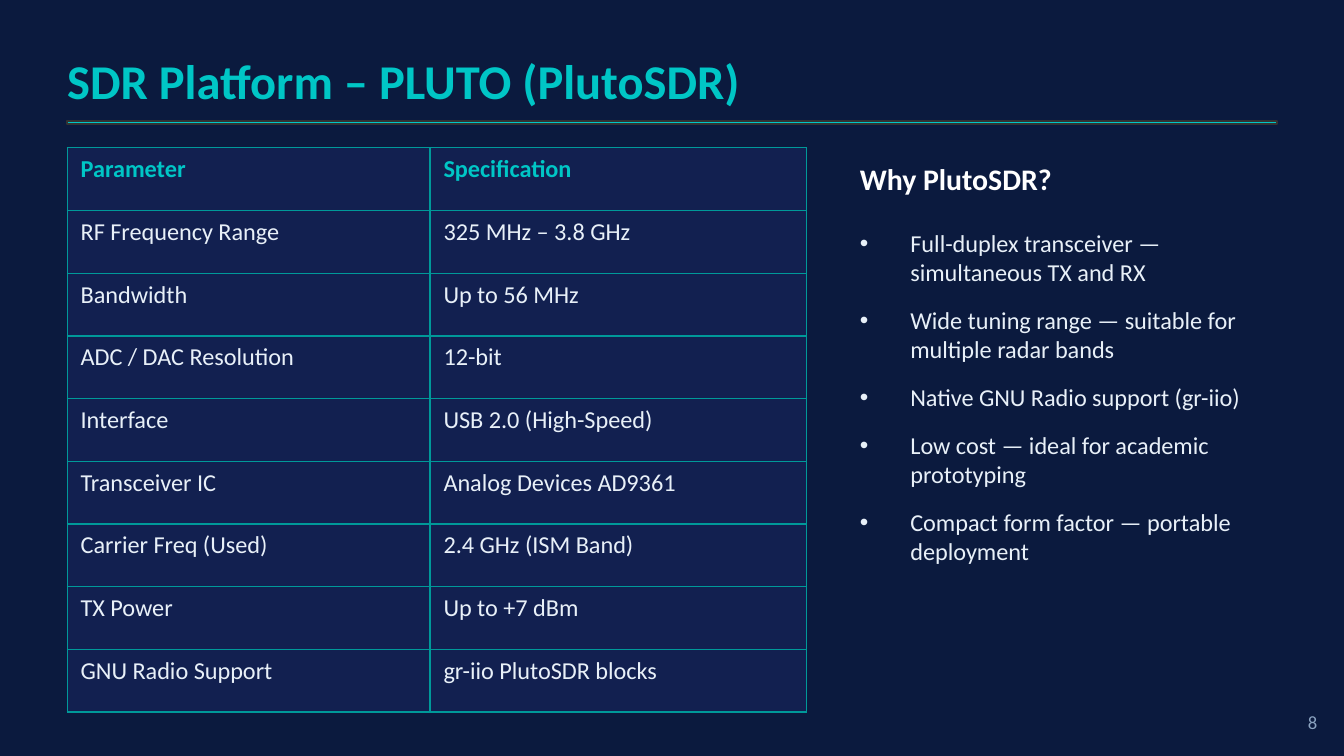
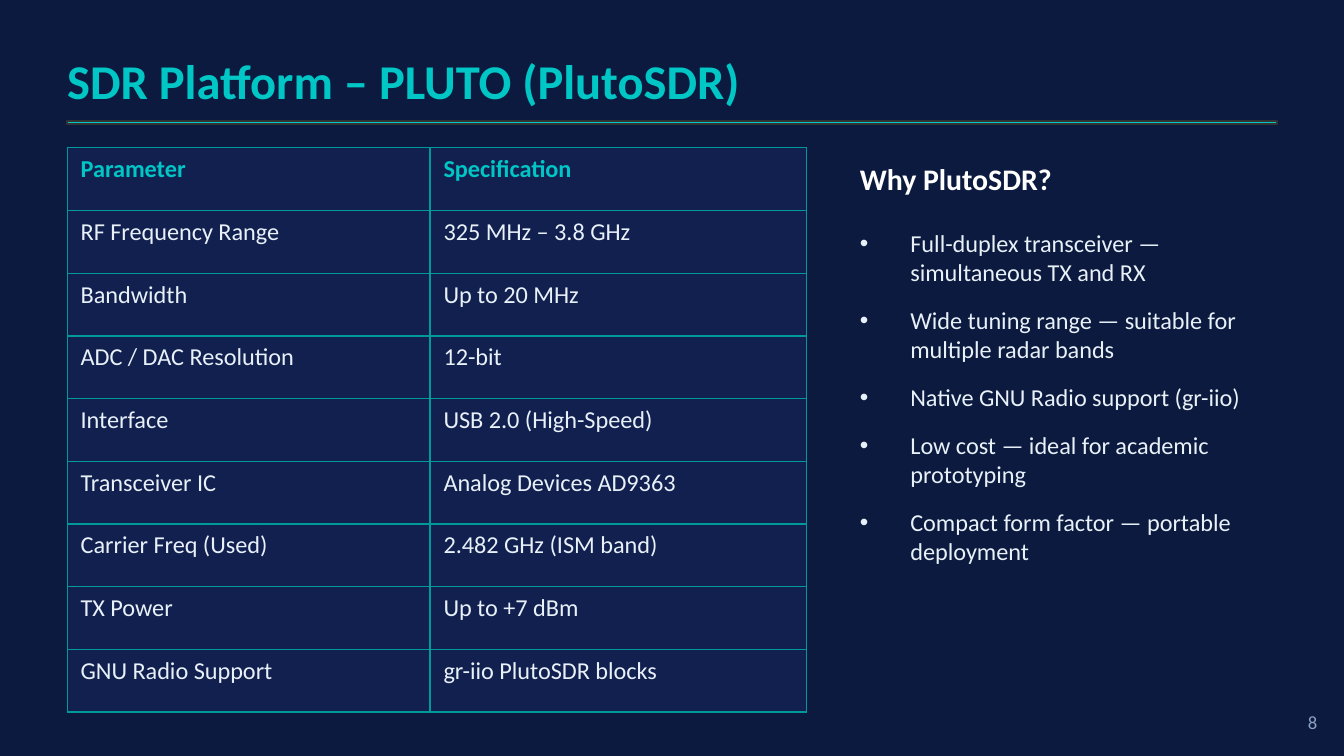
Before and after one commit to dani1560/SDR_Doppler_Radar_Pluto, a slide deck: slide 9 of docs/SDR_Doppler_Radar_CDRB.pptx khan.pptx. Drawn at 1344x756 pixels with LibreOffice and Linux fonts; fonts in the diff are those of the drawing. Boxes give left, top, right and bottom in pixels: in the first picture for what was removed or moved away, otherwise in the second. Text is boxed around its words. In the diff, an @@ line names an element or a change of style, - is before the commit and + after.

```diff
--- a/docs/SDR_Doppler_Radar_CDRB.pptx khan.pptx
+++ b/docs/SDR_Doppler_Radar_CDRB.pptx khan.pptx
@@ table at (67,148,806,712) @@
-row 3, column 2: Up to 56 MHz
+row 3, column 2: Up to 20 MHz
-row 6, column 2: Analog Devices AD9361
+row 6, column 2: Analog Devices AD9363
-row 7, column 2: 2.4 GHz (ISM Band)
+row 7, column 2: 2.482 GHz (ISM band)
```
Also in this commit, not shown: 8 other slides changed, 2 slides added, 6 other files.
